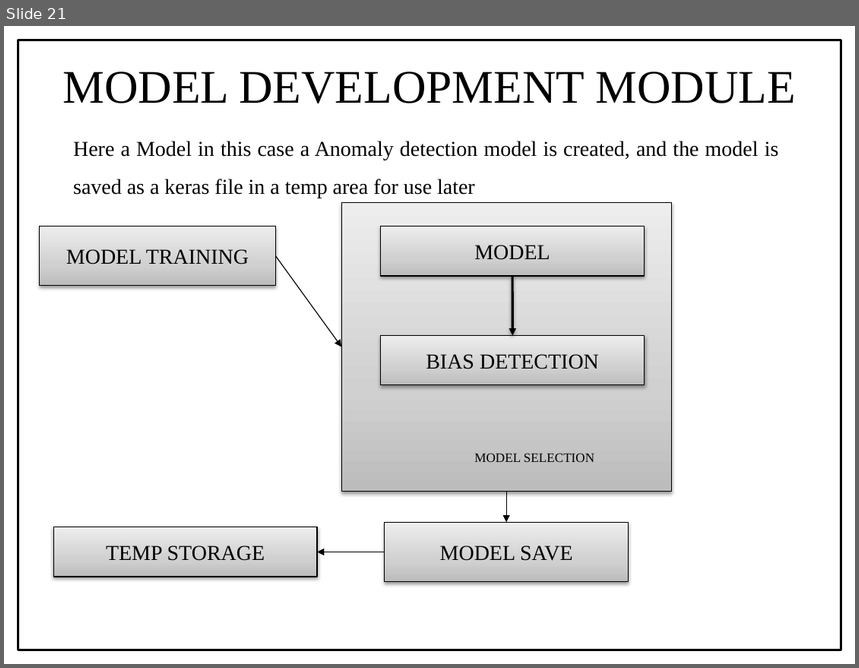
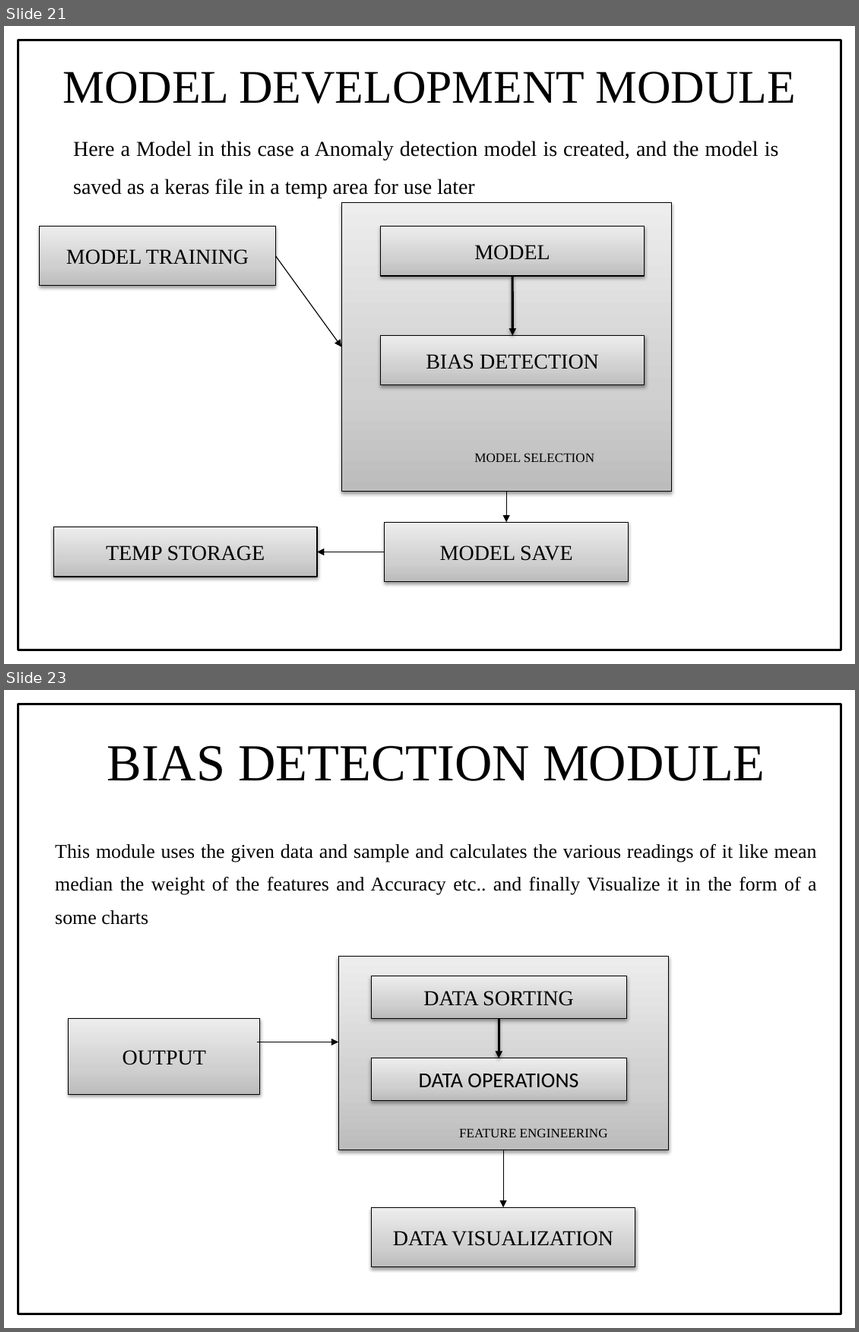
Before and after one commit to Renegadez518/IotSecurityProj, a slide deck: IOTProjreview ppt.pptx. Shown one above the other, each under a label of ours: slide 21 before the commit, slides 21 and 23 after it; the slides between them are not shown. The pictures are 859x668 and 859x1332 pixels, drawn with LibreOffice and Linux fonts; fonts in the diff are those of the drawing. Boxes give left, top, right and bottom in pixels: in the first picture for what was removed or moved away, otherwise in the second. Text is boxed around its words. In the diff, an @@ line names an element or a change of style, - is before the commit and + after.

```diff
--- a/IOTProjreview ppt.pptx
+++ b/IOTProjreview ppt.pptx
@@ slide 23 added at box(4, 690, 855, 1328), background #FFFFFF @@
@@ rectangle added at box(18, 704, 842, 1315), outline #000000 2 pt @@
@@ title added at box(107, 745, 766, 781), 44 pt, text #000000 @@
+BIAS DETECTION MODULE
@@ text added at box(55, 844, 817, 925), 16.6 pt, text #000000 @@
+This module uses the given data and sample and calculates the various readings of it like mean median the weight of the features and Accuracy etc.. and finally Visualize it in the form of a some charts
@@ rectangle added at box(69, 1018, 260, 1094), fill gradient #BDBDBD to #D1D1D1 to #EEEEEE, outline #000000 0.75 pt, 18 pt, text #000000 @@
+OUTPUT
@@ group added at box(257, 957, 669, 1208): 3 rectangles, 3 arrows, 1 text @@
+DATA SORTING
+DATA OPERATIONS
+FEATURE ENGINEERING
@@ rectangle added at box(372, 1208, 636, 1267), fill gradient #BDBDBD to #D1D1D1 to #EEEEEE, outline #000000 0.75 pt, 18 pt, text #000000 @@
+DATA VISUALIZATION
```
Also in this commit, not shown: 4 other slides added.
